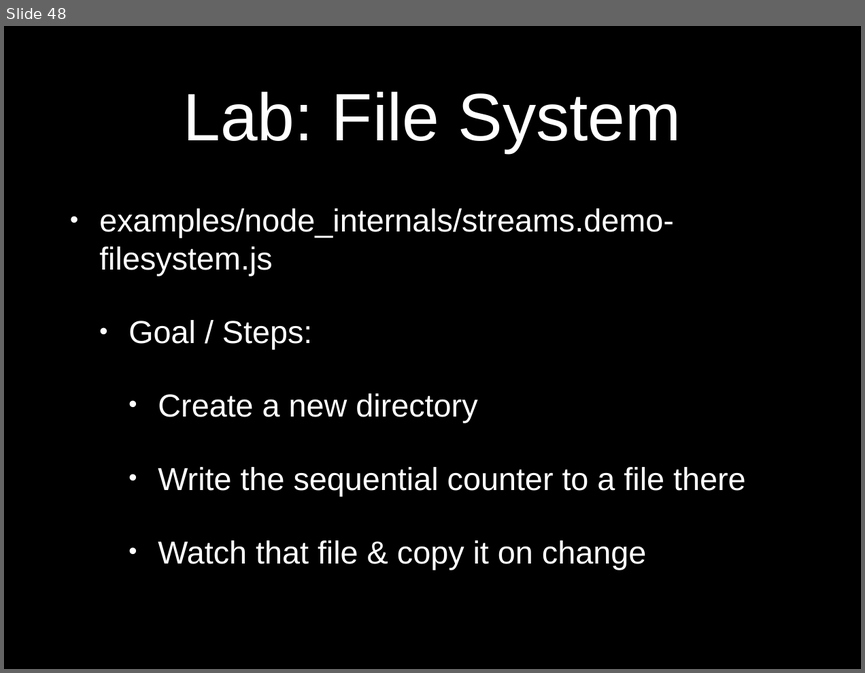
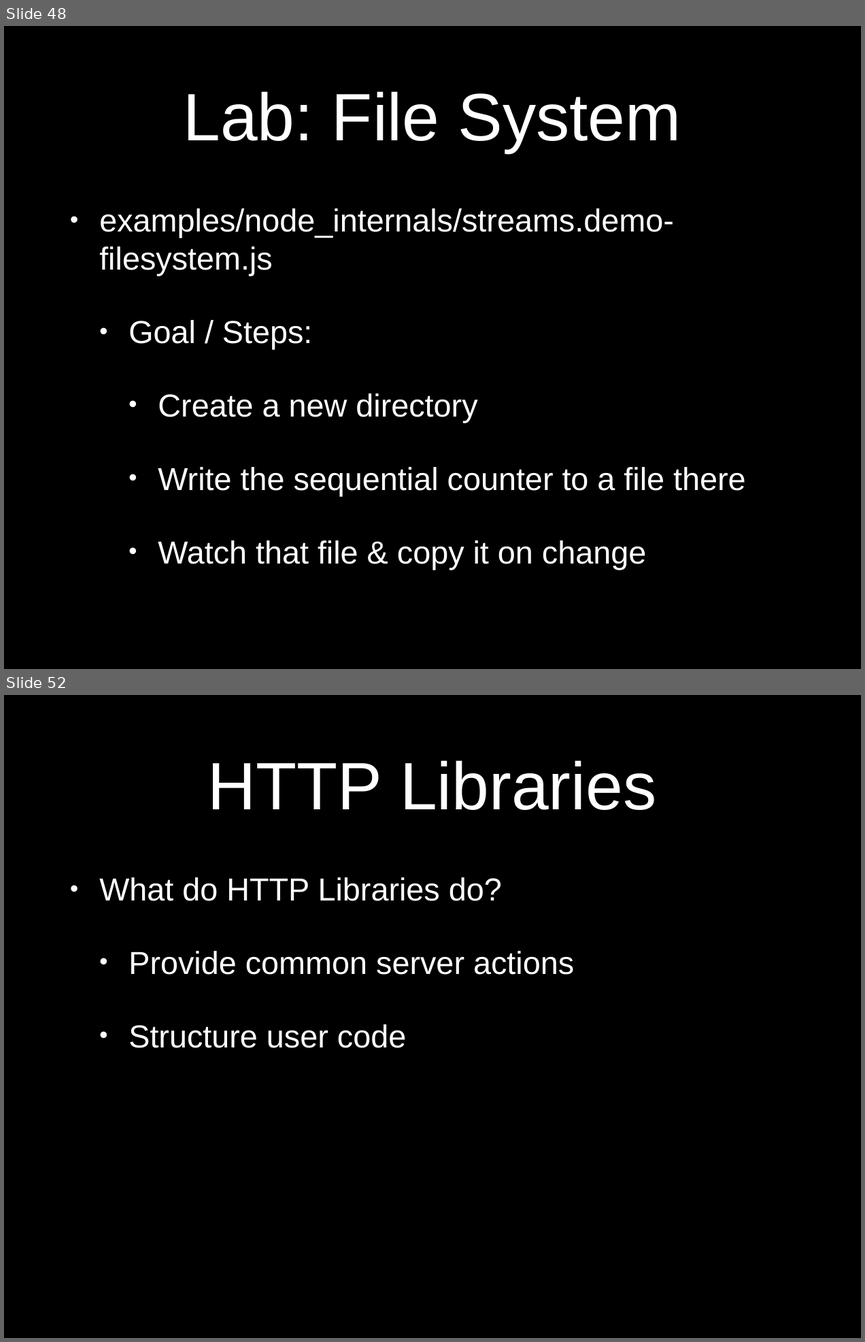
Before and after one commit to eliasjames/training-node-backbone, a slide deck: slides/NodeBackboneDay1.pptx. Shown one above the other, each under a label of ours: slide 48 before the commit, slides 48 and 52 after it; the slides between them are not shown. The pictures are 865x673 and 865x1342 pixels, drawn with LibreOffice and Linux fonts; fonts in the diff are those of the drawing. Boxes give left, top, right and bottom in pixels: in the first picture for what was removed or moved away, otherwise in the second. Text is boxed around its words. In the diff, an @@ line names an element or a change of style, - is before the commit and + after.

```diff
--- a/slides/NodeBackboneDay1.pptx
+++ b/slides/NodeBackboneDay1.pptx
@@ slide 52 added at (4, 695, 861, 1338), background #000000 @@
@@ title added at (208, 760, 656, 810), 80 pt, text #FFFFFF @@
+HTTP Libraries
@@ text added at (99, 877, 574, 1048), 38 pt, text #FFFFFF @@
+• What do HTTP Libraries do?
+  • Provide common server actions
+  • Structure user code
```
Also in this commit, not shown: 10 other slides added.
